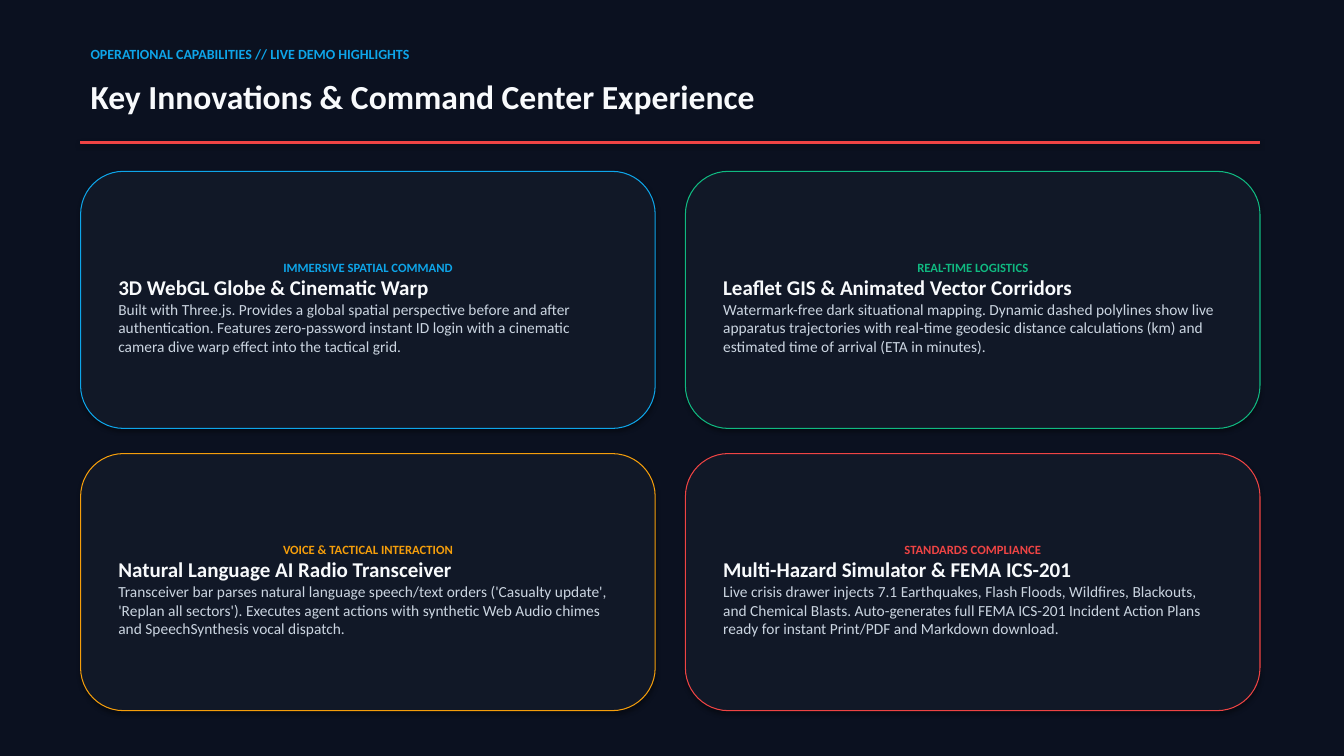
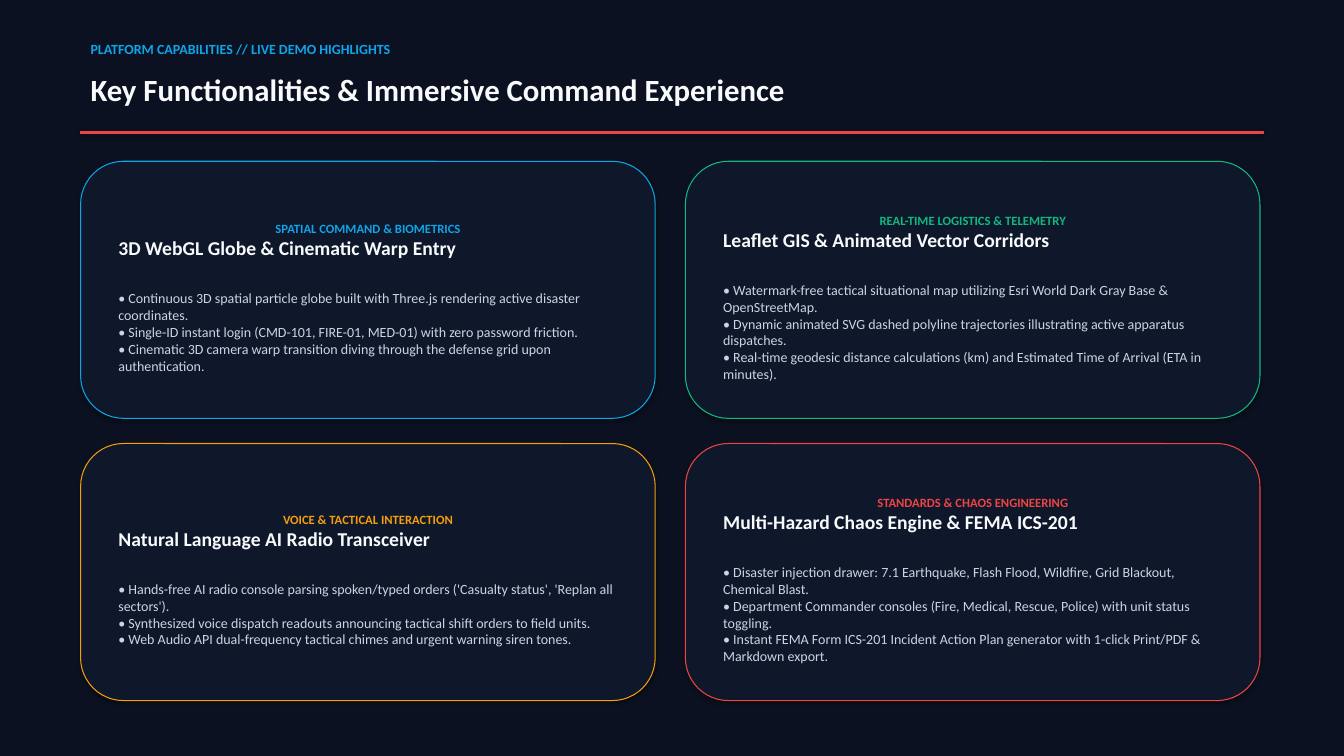
Before and after one commit to trouvergarcons/crisis, a slide deck: slide 3 of Crisis_Command_Presentation.pptx. Drawn at 1344x756 pixels with LibreOffice and Linux fonts; fonts in the diff are those of the drawing. Boxes give left, top, right and bottom in pixels: in the first picture for what was removed or moved away, otherwise in the second. Text is boxed around its words. In the diff, an @@ line names an element or a change of style, - is before the commit and + after.

Commit message:
docs: update 4-slide PPT with Team EPIX details, approach, key features, and challenges overcome

```diff
--- a/Crisis_Command_Presentation.pptx
+++ b/Crisis_Command_Presentation.pptx
@@ text at (x1=91, y1=45, x2=390, y2=54): text changed @@
-OPERATIONAL CAPABILITIES // LIVE DEMO HIGHLIGHTS
+PLATFORM CAPABILITIES // LIVE DEMO HIGHLIGHTS
@@ text at (x1=91, y1=79, x2=785, y2=106): text changed; size 24 to 22 pt @@
-Key Innovations & Command Center Experience
+Key Functionalities & Immersive Command Experience
@@ 4 rounded rectangles, 1 rectangle moved together from (x1=81, y1=141, x2=1260, y2=711) to (x1=81, y1=131, x2=1263, y2=701) @@
@@ fill #111827 to #0F172A in 4 elements at (x1=686, y1=161, x2=1260, y2=418), (x1=81, y1=444, x2=655, y2=701), (x1=686, y1=444, x2=1260, y2=701), (x1=81, y1=161, x2=655, y2=418) @@
@@ text in rounded rectangle at (x1=118, y1=224, x2=580, y2=371): text changed; size 11 to 10 pt @@
-IMMERSIVE SPATIAL COMMAND
-3D WebGL Globe & Cinematic Warp
-Built with Three.js. Provides a global spatial perspective before and after authentication. Features zero-password instant ID login with a cinematic camera dive warp effect into the tactical grid.
+SPATIAL COMMAND & BIOMETRICS
+3D WebGL Globe & Cinematic Warp Entry
+• Continuous 3D spatial particle globe built with Three.js rendering active disaster coordinates.
+• Single-ID instant login (CMD-101, FIRE-01, MED-01) with zero password friction.
+• Cinematic 3D camera warp transition diving through the defense grid upon authentication.
@@ text in rounded rectangle at (x1=723, y1=233, x2=1049, y2=247): size 15 to 14 pt in "Leaflet GIS & Animated Vector Corridors" @@
@@ text in rounded rectangle at (x1=880, y1=216, x2=1066, y2=225): text changed @@
-REAL-TIME LOGISTICS
+REAL-TIME LOGISTICS & TELEMETRY
@@ text in rounded rectangle at (x1=723, y1=285, x2=1202, y2=381): text changed; size 11 to 10 pt @@
-Watermark-free dark situational mapping. Dynamic dashed polylines show live apparatus trajectories with real-time geodesic distance calculations (km) and estimated time of arrival (ETA in minutes).
+• Watermark-free tactical situational map utilizing Esri World Dark Gray Base & OpenStreetMap.
+• Dynamic animated SVG dashed polyline trajectories illustrating active apparatus dispatches.
+• Real-time geodesic distance calculations (km) and Estimated Time of Arrival (ETA in minutes).
@@ text in rounded rectangle at (x1=723, y1=498, x2=1190, y2=663): text changed; size 11 to 10 pt @@
-STANDARDS COMPLIANCE
-Multi-Hazard Simulator & FEMA ICS-201
-Live crisis drawer injects 7.1 Earthquakes, Flash Floods, Wildfires, Blackouts, and Chemical Blasts. Auto-generates full FEMA ICS-201 Incident Action Plans ready for instant Print/PDF and Markdown download.
+STANDARDS & CHAOS ENGINEERING
+Multi-Hazard Chaos Engine & FEMA ICS-201
+• Disaster injection drawer: 7.1 Earthquake, Flash Flood, Wildfire, Grid Blackout, Chemical Blast.
+• Department Commander consoles (Fire, Medical, Rescue, Police) with unit status toggling.
+• Instant FEMA Form ICS-201 Incident Action Plan generator with 1-click Print/PDF & Markdown export.
@@ text in rounded rectangle at (x1=118, y1=532, x2=430, y2=550): size 15 to 14 pt in "Natural Language AI Radio Transceiver" @@
@@ text in rounded rectangle at (x1=118, y1=584, x2=613, y2=647): text changed; size 11 to 10 pt @@
-Transceiver bar parses natural language speech/text orders ('Casualty update', 'Replan all sectors'). Executes agent actions with synthetic Web Audio chimes and SpeechSynthesis vocal dispatch.
+• Hands-free AI radio console parsing spoken/typed orders ('Casualty status', 'Replan all sectors').
+• Synthesized voice dispatch readouts announcing tactical shift orders to field units.
+• Web Audio API dual-frequency tactical chimes and urgent warning siren tones.
```
Also in this commit, not shown: 2 other slides changed, 1 slide added, 1 slide removed.
